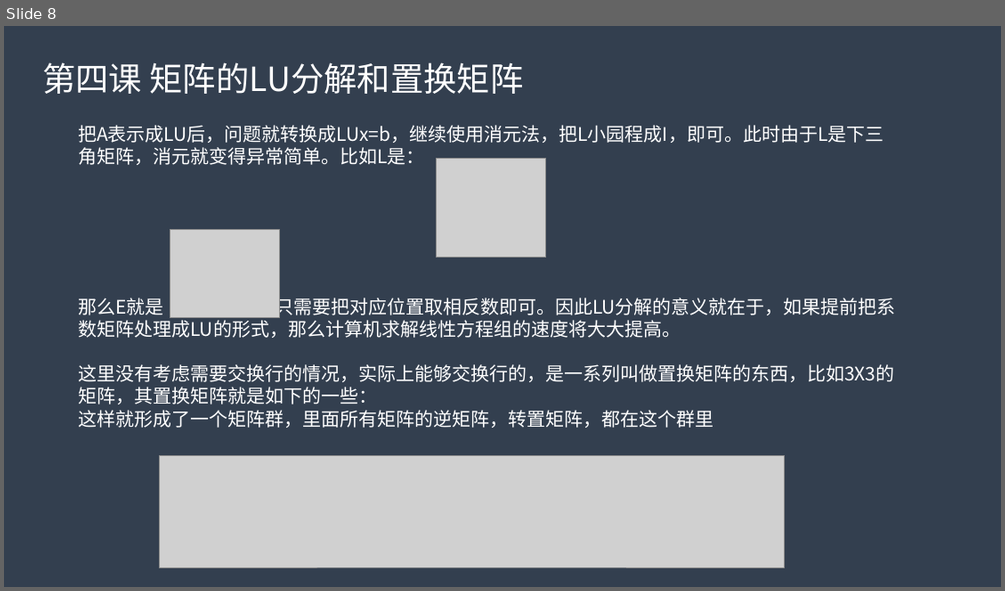
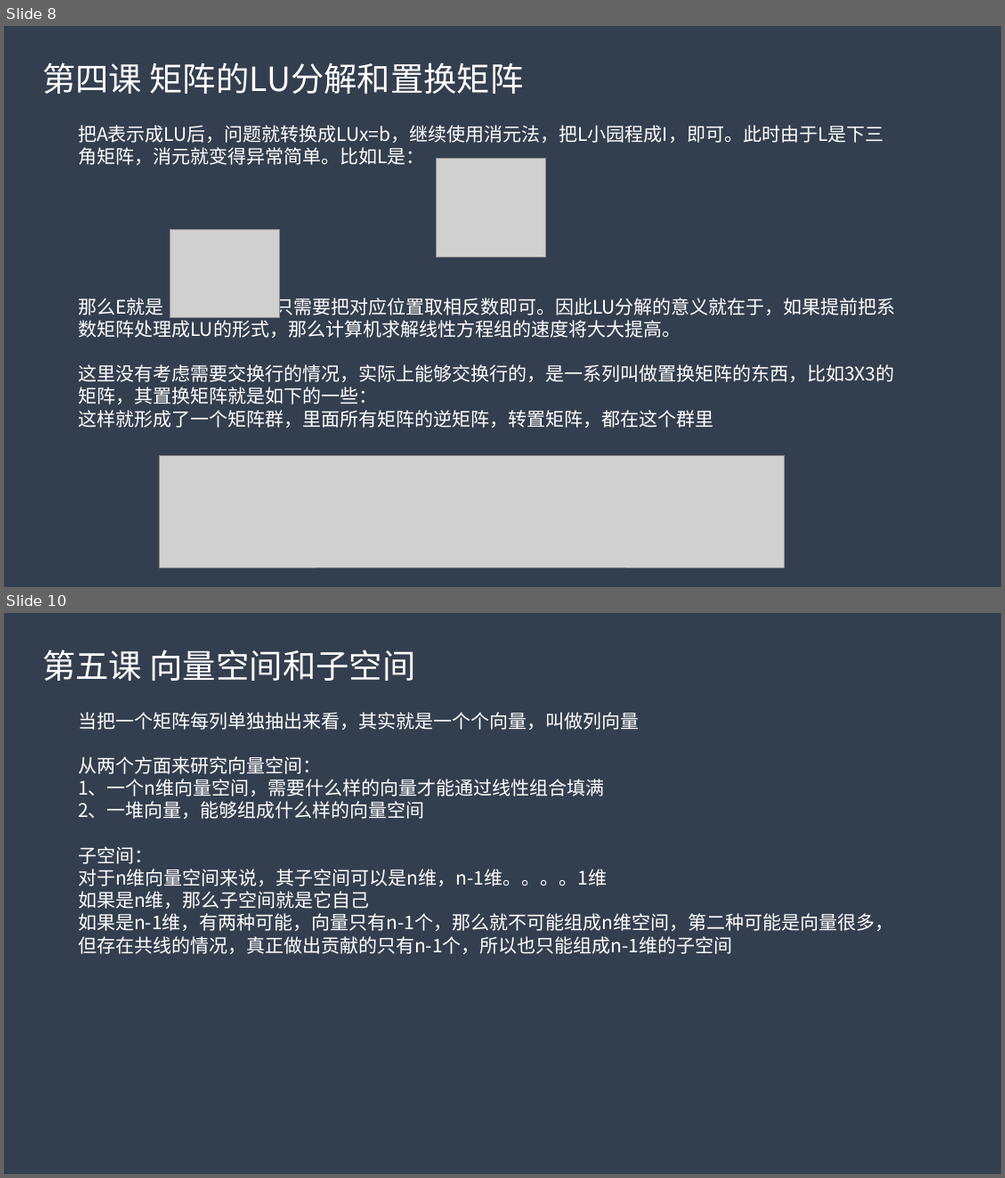
Before and after one commit to myfc-mp/myfc-be, a slide deck: docs/线性代数学习.pptx. Shown one above the other, each under a label of ours: slide 8 before the commit, slides 8 and 10 after it; the slides between them are not shown. The pictures are 1005x591 and 1005x1178 pixels, drawn with LibreOffice and Linux fonts; fonts in the diff are those of the drawing; grey boxes stand for pictures. Boxes give left, top, right and bottom in pixels: in the first picture for what was removed or moved away, otherwise in the second. Text is boxed around its words. In the diff, an @@ line names an element or a change of style, - is before the commit and + after.

```diff
--- a/docs/线性代数学习.pptx
+++ b/docs/线性代数学习.pptx
@@ slide 10 added at box(4, 613, 1001, 1174), background #333F50 @@
@@ text added at box(42, 649, 416, 681), 32 pt, text #FFFFFF @@
+第五课 向量空间和子空间
@@ text added at box(78, 712, 893, 954), 18 pt, text #FFFFFF @@
+当把一个矩阵每列单独抽出来看，其实就是一个个向量，叫做列向量
+从两个方面来研究向量空间：
+1、一个n维向量空间，需要什么样的向量才能通过线性组合填满
+2、一堆向量，能够组成什么样的向量空间
+子空间：
+对于n维向量空间来说，其子空间可以是n维，n-1维。。。。1维
+如果是n维，那么子空间就是它自己
+如果是n-1维，有两种可能，向量只有n-1个，那么就不可能组成n维空间，第二种可能是向量很多，但存在共线的情况，真正做出贡献的只有n-1个，所以也只能组成n-1维的子空间
```
Also in this commit, not shown: 2 other slides added, 6 other files.
